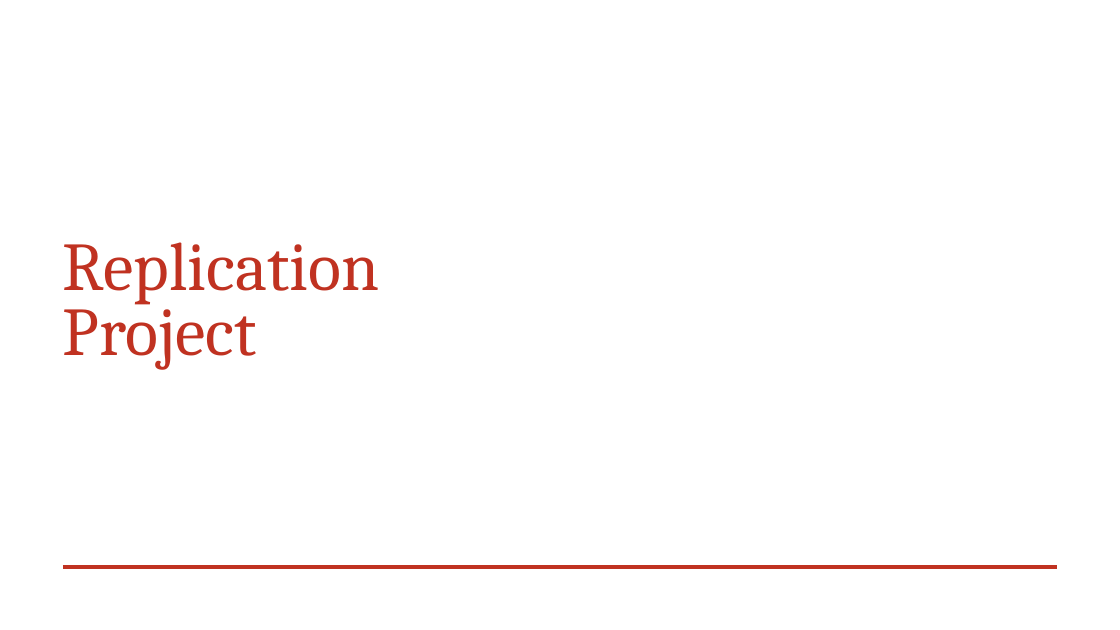
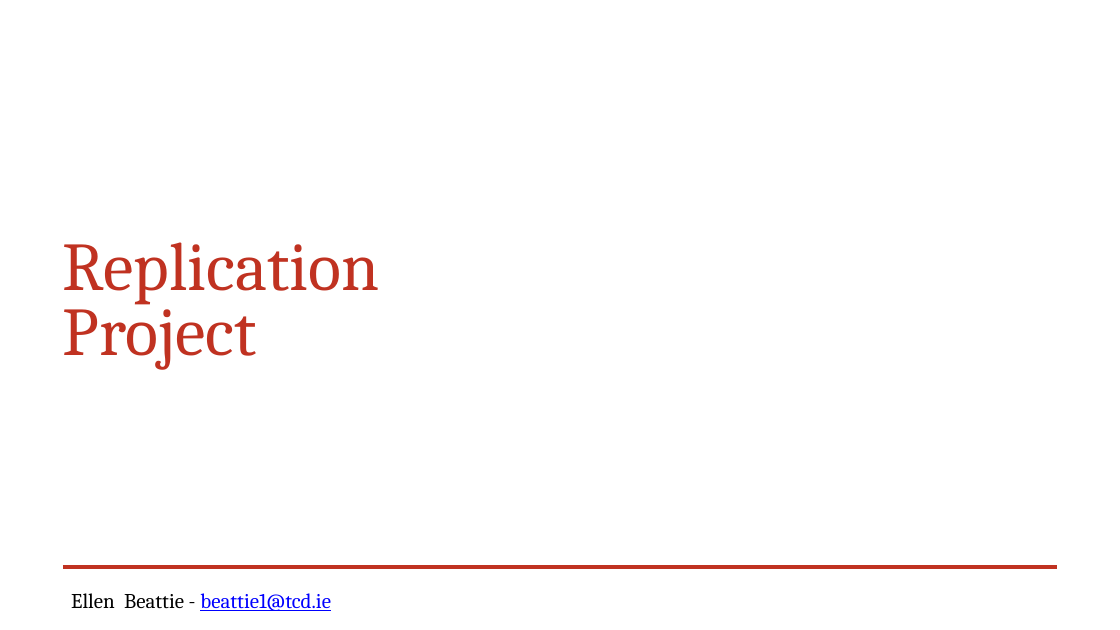
Before and after one commit to beattie1-oss/StatsII_2026, a slide deck: slide 1 of replication/my_answers/Can Warm Behavior Mitigate the Negative Effect.pptx. Drawn at 1120x630 pixels with LibreOffice and Linux fonts; fonts in the diff are those of the drawing. Boxes give left, top, right and bottom in pixels: in the first picture for what was removed or moved away, otherwise in the second. Text is boxed around its words. In the diff, an @@ line names an element or a change of style, - is before the commit and + after.

```diff
--- a/replication/my_answers/Can Warm Behavior Mitigate the Negative Effect.pptx
+++ b/replication/my_answers/Can Warm Behavior Mitigate the Negative Effect.pptx
@@ text added at (x1=71, y1=593, x2=331, y2=611), 18 pt, text #0000FF, underline @@
+Ellen Beattie - beattie1@tcd.ie
```
Also in this commit, not shown: 11 other slides changed, 1 slide added, 10 other files.
